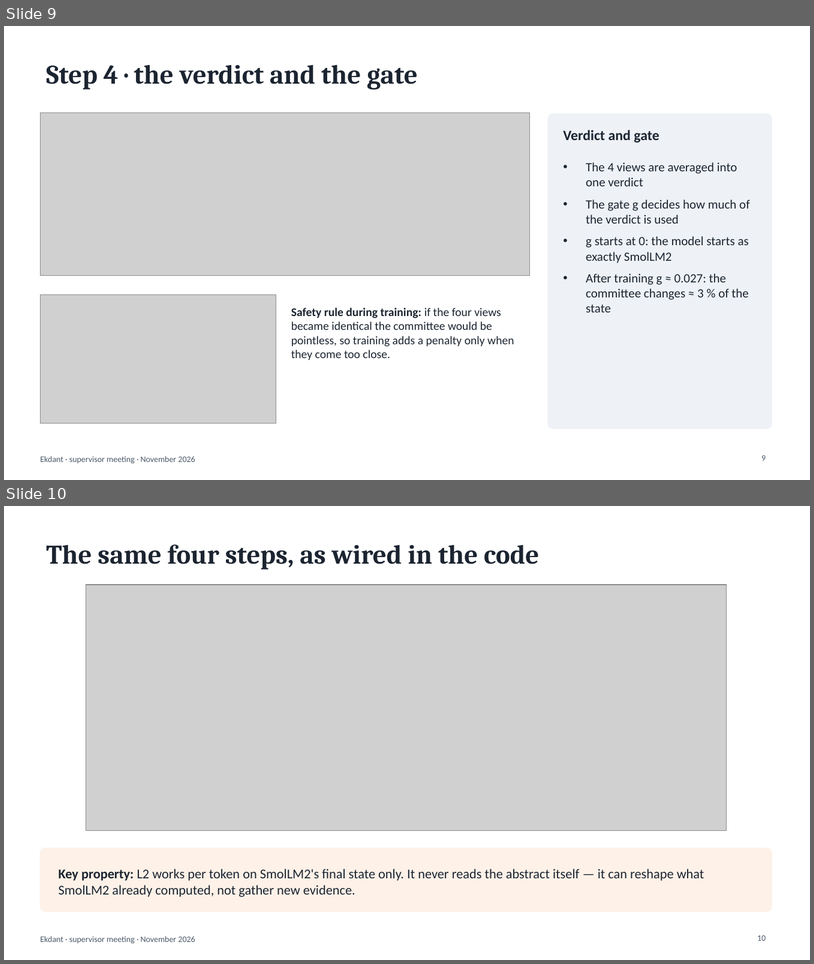
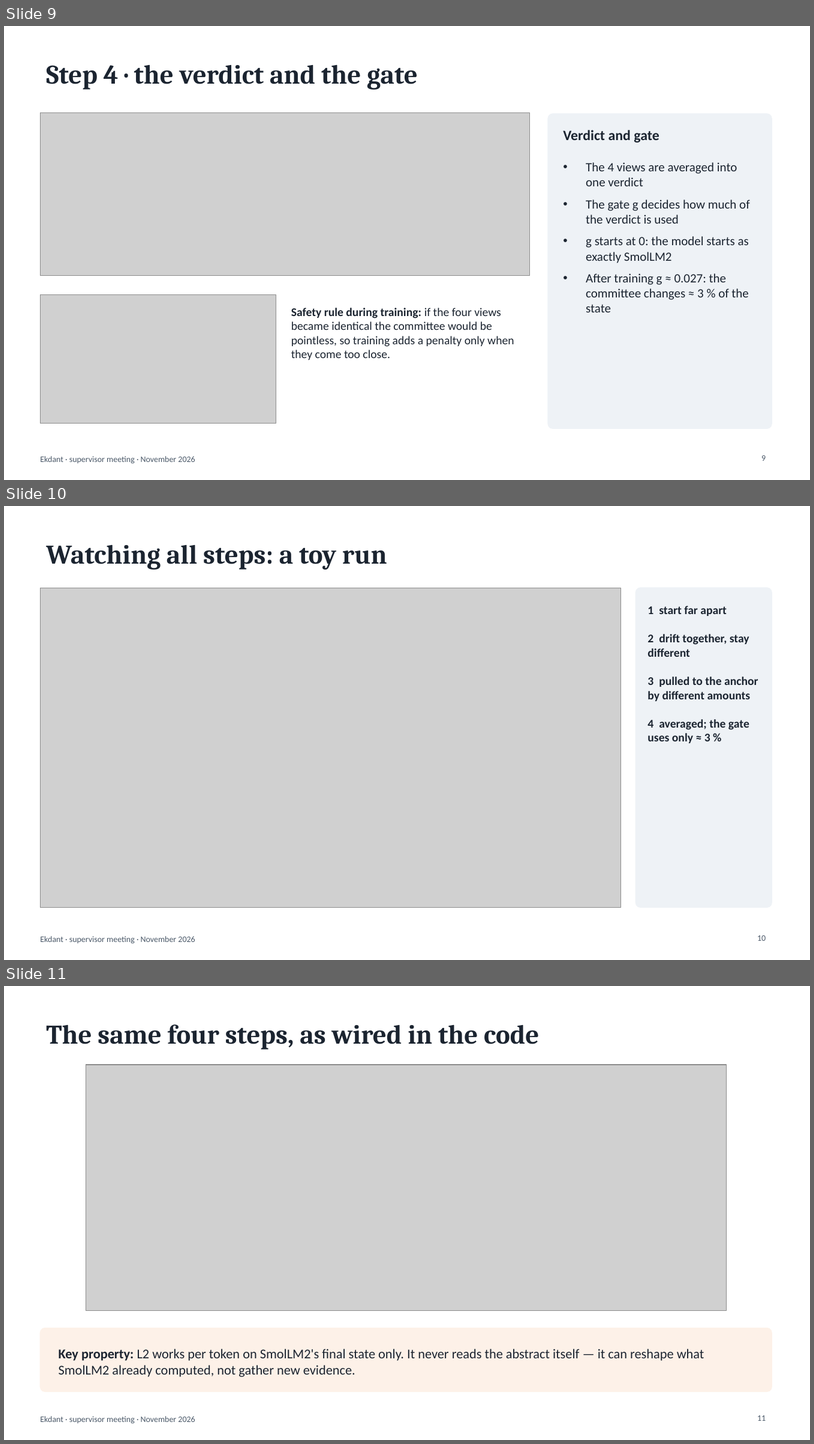
Before and after one commit to N0t-Harshil/Ekdant-LLM, a slide deck: 08-Thesis/report/Ekdant_Supervisor_Meeting.pptx. Shown one above the other, each under a label of ours: slides 9 and 10 before the commit, slides 9, 10 and 11 after it. The pictures are 814x964 and 814x1444 pixels, drawn with LibreOffice and Linux fonts; fonts in the diff are those of the drawing; grey boxes stand for pictures. Boxes give left, top, right and bottom in pixels: in the first picture for what was removed or moved away, otherwise in the second. Text is boxed around its words. In the diff, an @@ line names an element or a change of style, - is before the commit and + after.

```diff
--- a/08-Thesis/report/Ekdant_Supervisor_Meeting.pptx
+++ b/08-Thesis/report/Ekdant_Supervisor_Meeting.pptx
@@ slide 10 added at [4,506,810,960], background #FFFFFF; not listed: 1 template element that a slide beside it also shows @@
@@ title added at [46,545,387,570], 32 pt, text #1B2430, bold @@
+Watching all steps: a toy run
@@ picture added at [40,588,621,907] @@
@@ rounded rectangle added at [636,588,772,907], fill #EEF2F6, outline #EEF2F6 1 pt @@
@@ text added at [648,606,758,743], 14 pt, text #1B2430, bold @@
+1 start far apart
+2 drift together, stay different
+3 pulled to the anchor by different amounts
+4 averaged; the gate uses only ≈ 3 %
@@ page number added at [758,935,766,940], 10 pt, text #4A5868 @@
+10
@@ what was slide 10 is now slide 11 @@
@@ page number at [758,1415,766,1420]: text changed @@
-10
+11
```
Also in this commit, not shown: 5 slides changed, 5 other files.
